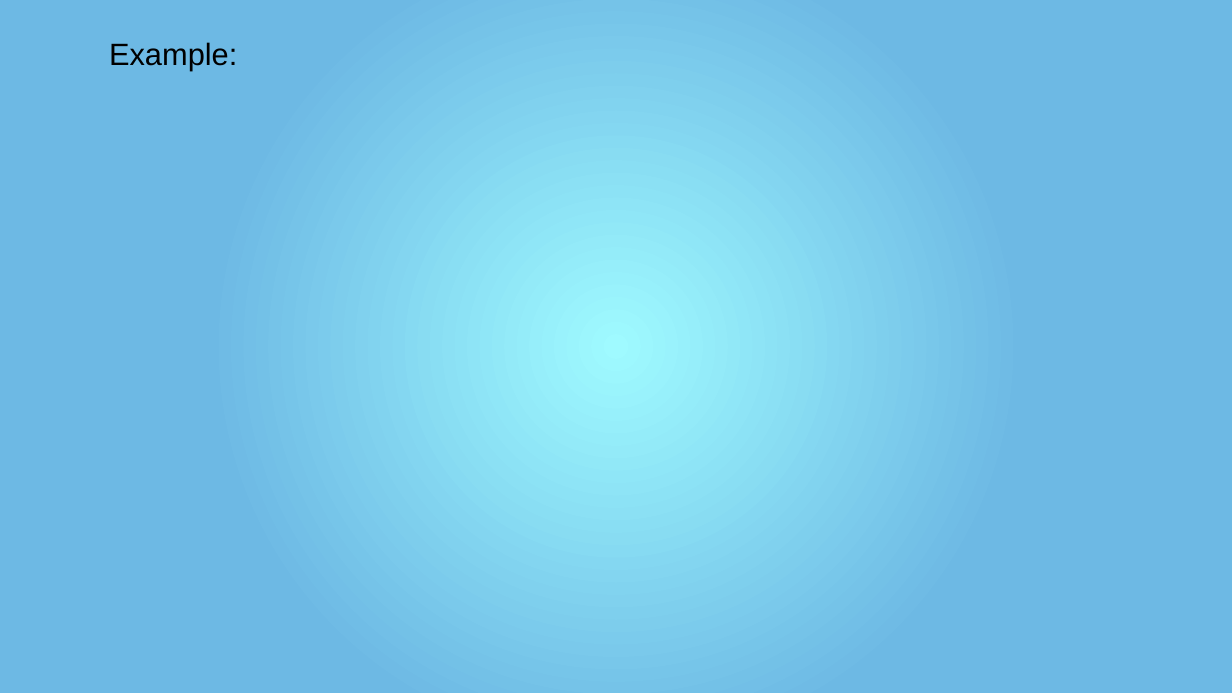
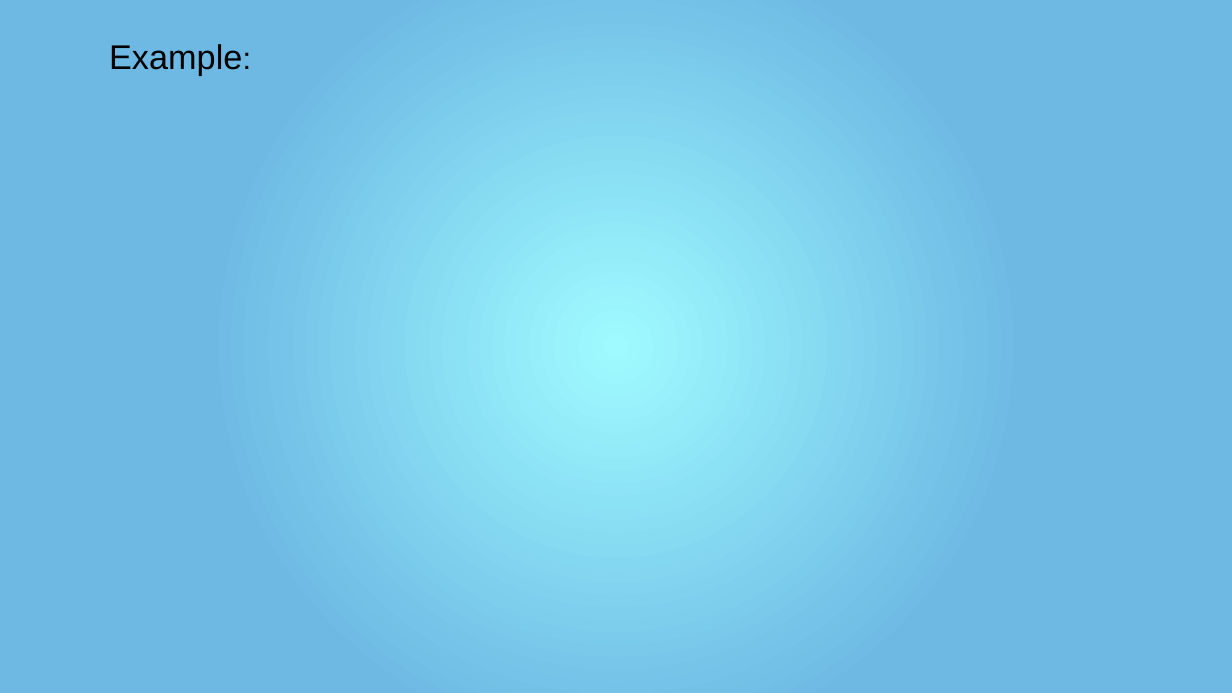
Before and after one commit to mr-speedster/seminar-presentation, a slide deck: slide 7 of Presentation.pptx. Drawn at 1232x693 pixels with LibreOffice and Linux fonts; fonts in the diff are those of the drawing. Boxes give left, top, right and bottom in pixels: in the first picture for what was removed or moved away, otherwise in the second. Text is boxed around its words. In the diff, an @@ line names an element or a change of style, - is before the commit and + after.

```diff
--- a/Presentation.pptx
+++ b/Presentation.pptx
@@ text "Example:" at bbox=[109, 44, 242, 75]: size 18 to 20 pt in "Example:" @@
```
Also in this commit, not shown: 5 other slides changed, 7 slides added, 13 slides removed, 2 other files.
